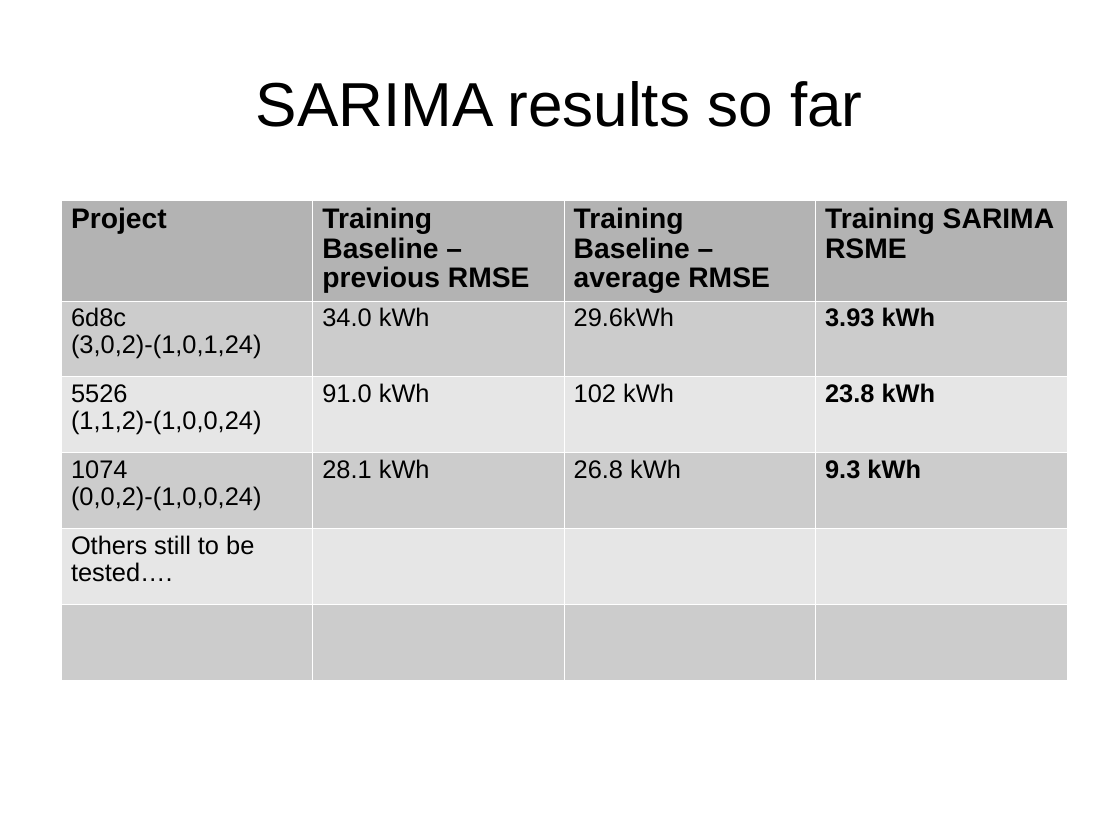
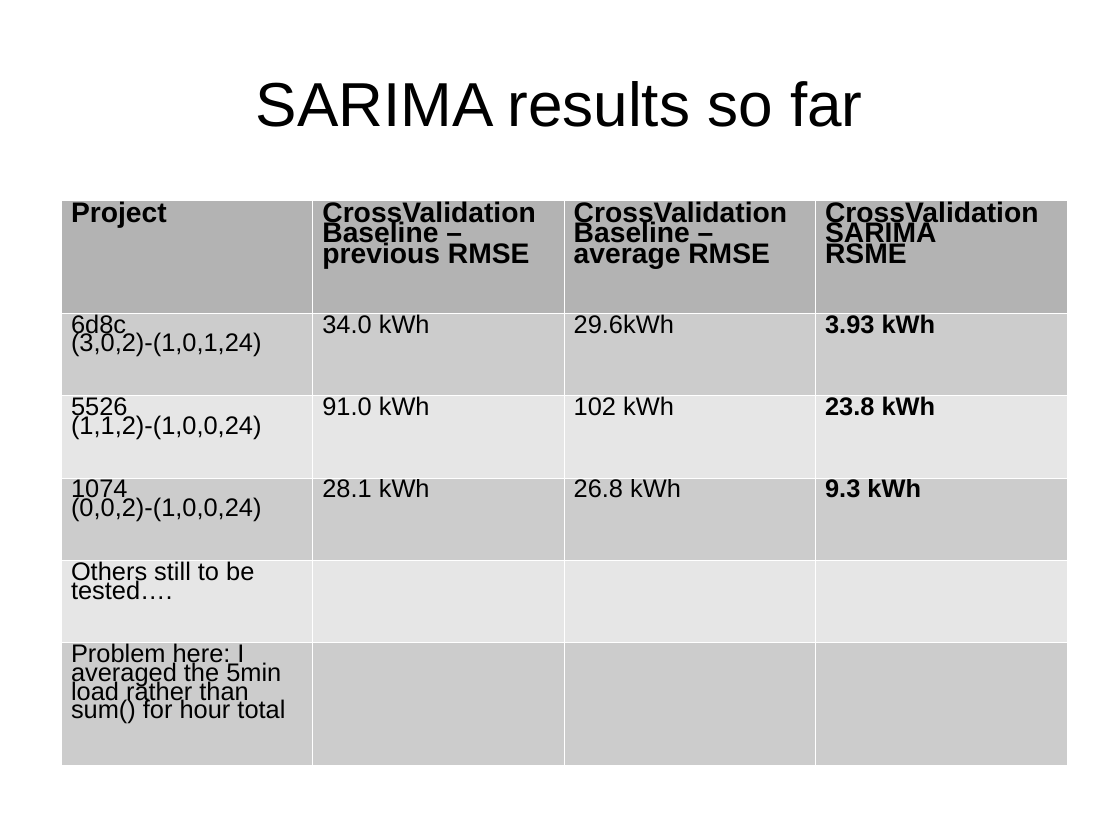
Before and after one commit to Rosina9700/dsi-capstone, a slide deck: slide 7 of mvp-presentation.ppt. Drawn at 1120x840 pixels with LibreOffice and Linux fonts; fonts in the diff are those of the drawing. Boxes give left, top, right and bottom in pixels: in the first picture for what was removed or moved away, otherwise in the second. Text is boxed around its words. In the diff, an @@ line names an element or a change of style, - is before the commit and + after.

```diff
--- a/mvp-presentation.ppt
+++ b/mvp-presentation.ppt
@@ table at (61,200,1066,765) @@
-row 1: Project | Training Baseline – previous RMSE | Training Baseline – average RMSE | Training SARIMA / RSME
+row 1: Project | CrossValidation Baseline – previous RMSE | CrossValidation Baseline – average RMSE | CrossValidation SARIMA / RSME
-row 6, column 1: 
+row 6, column 1: Problem here: I averaged the 5min load rather than sum() for hour total
@@ line spacing 0.93 to 0.66 @@
```
Also in this commit, not shown: 1 other slide changed, 4 slides added, 22 other files.
